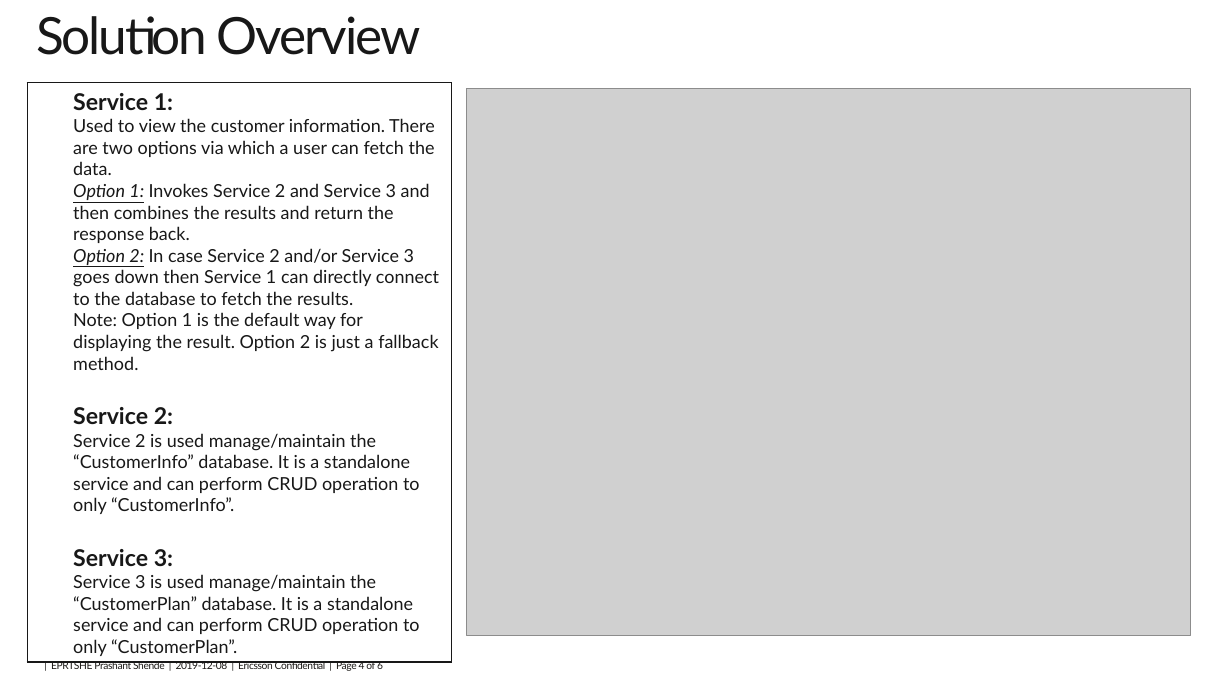
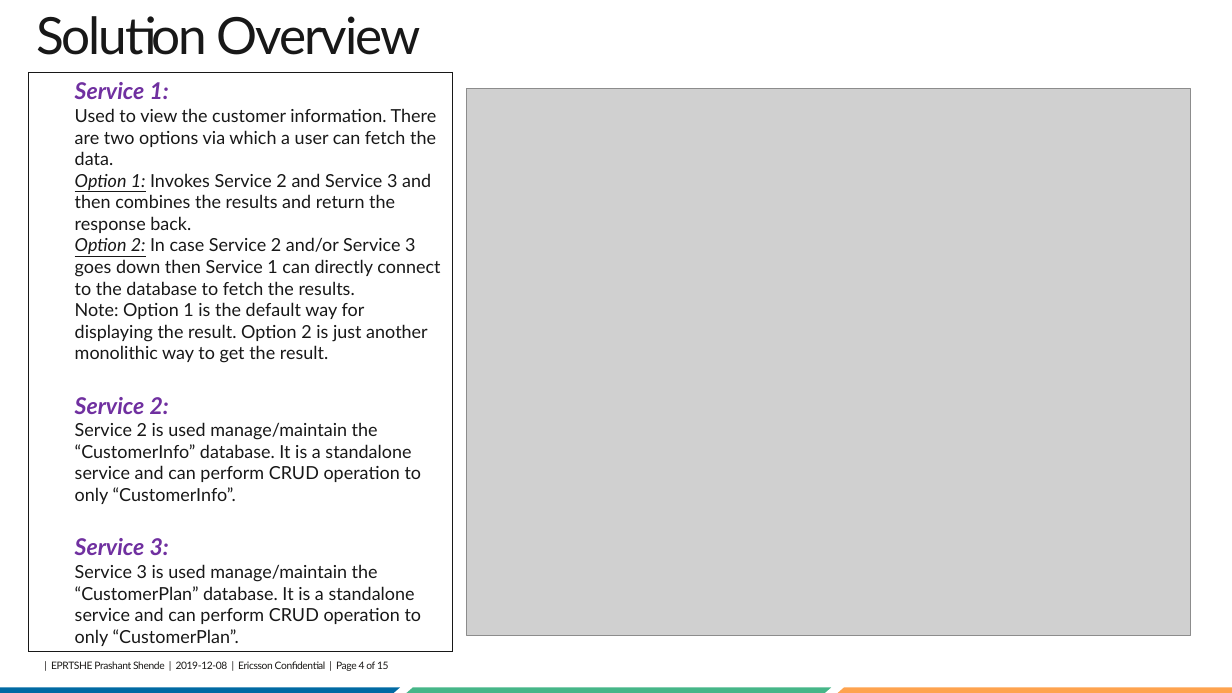
Before and after one commit to Subzzy/subhayuRepository, a slide deck: slide 4 of BC_1.pptx. Drawn at 1232x693 pixels with LibreOffice and Linux fonts; fonts in the diff are those of the drawing; grey boxes stand for pictures; background and template pictures are left out. Boxes give left, top, right and bottom in pixels: in the first picture for what was removed or moved away, otherwise in the second. Text is boxed around its words. In the diff, an @@ line names an element or a change of style, - is before the commit and + after.

```diff
--- a/BC_1.pptx
+++ b/BC_1.pptx
@@ table at box(29, 72, 453, 652) @@
-row 1, column 1: Service 1: / Used to view the customer information. There are two options via which a user can fetch the data. / Option 1: Invokes Service 2 and Service 3 and then combines the results and return the response back. / Option 2: In case Service 2 and/or Service 3 goes down then Service 1 can directly connect to the database to fetch the results. / Note: Option 1 is the default way for displaying the result. Option 2 is just a fallback method. / Service 2: / Service 2 is used manage/maintain the “CustomerInfo” database. It is a standalone service and can perform CRUD operation to only “CustomerInfo”. / Service 3: / Service 3 is used manage/maintain the “CustomerPlan” database. It is a standalone service and can perform CRUD operation to only “CustomerPlan”.
+row 1, column 1: Service 1: / Used to view the customer information. There are two options via which a user can fetch the data. / Option 1: Invokes Service 2 and Service 3 and then combines the results and return the response back. / Option 2: In case Service 2 and/or Service 3 goes down then Service 1 can directly connect to the database to fetch the results. / Note: Option 1 is the default way for displaying the result. Option 2 is just another monolithic way to get the result. / Service 2: / Service 2 is used manage/maintain the “CustomerInfo” database. It is a standalone service and can perform CRUD operation to only “CustomerInfo”. / Service 3: / Service 3 is used manage/maintain the “CustomerPlan” database. It is a standalone service and can perform CRUD operation to only “CustomerPlan”.
@@ table: place and size @@
-table at box(27, 82, 451, 660)
+table at box(29, 72, 453, 652)
@@ parallelogram added at box(0, 688, 400, 693), fill #016AA3 @@
@@ text at box(51, 661, 389, 671): text changed @@
-| EPRTSHE Prashant Shende | 2019-12-08 | Ericsson Confidential | Page 4 of 6
+| EPRTSHE Prashant Shende | 2019-12-08 | Ericsson Confidential | Page 4 of 15
@@ parallelogram added at box(400, 688, 832, 693), fill #46B688 @@
@@ parallelogram added at box(832, 688, 1232, 693), fill #FEA34F @@
```
Also in this commit, not shown: 11 other slides changed, 3 slides added.
